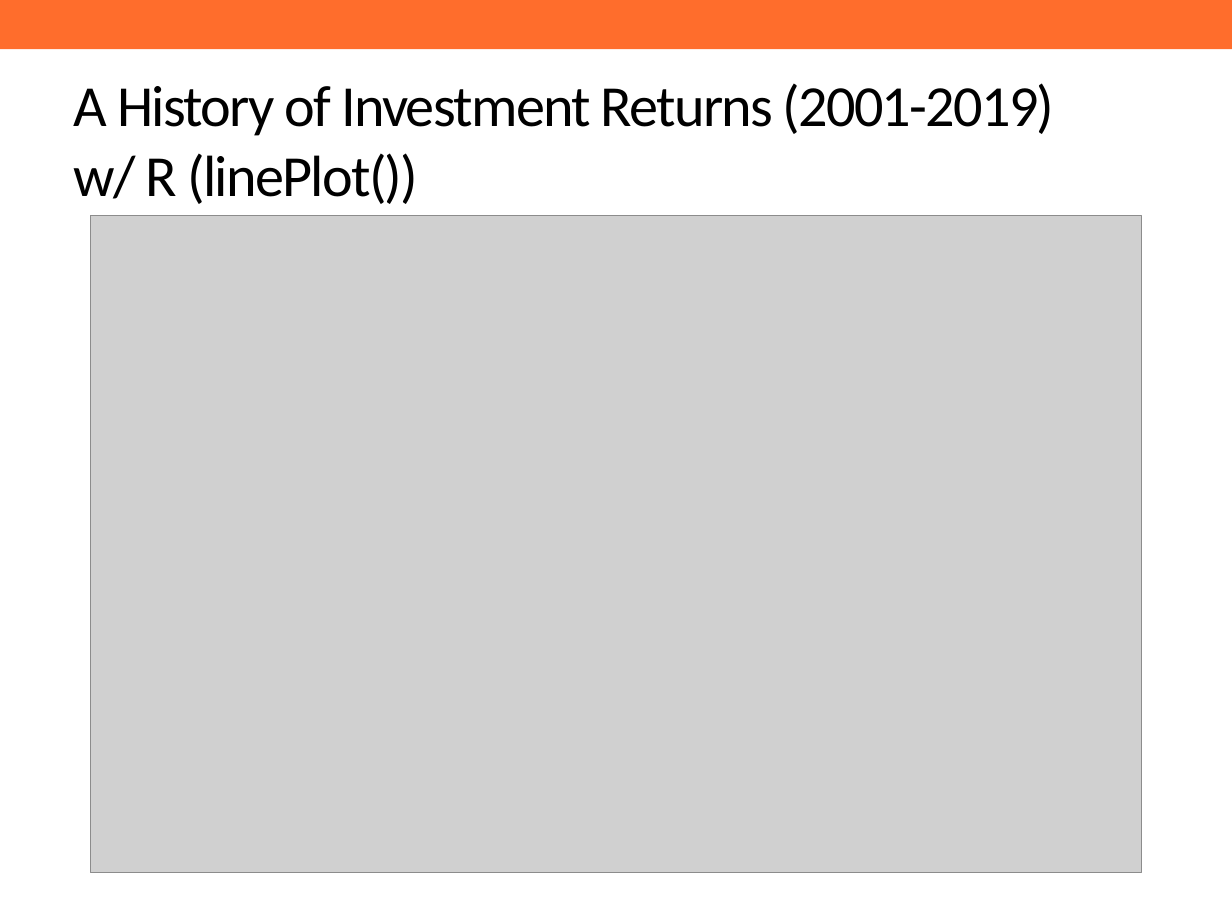
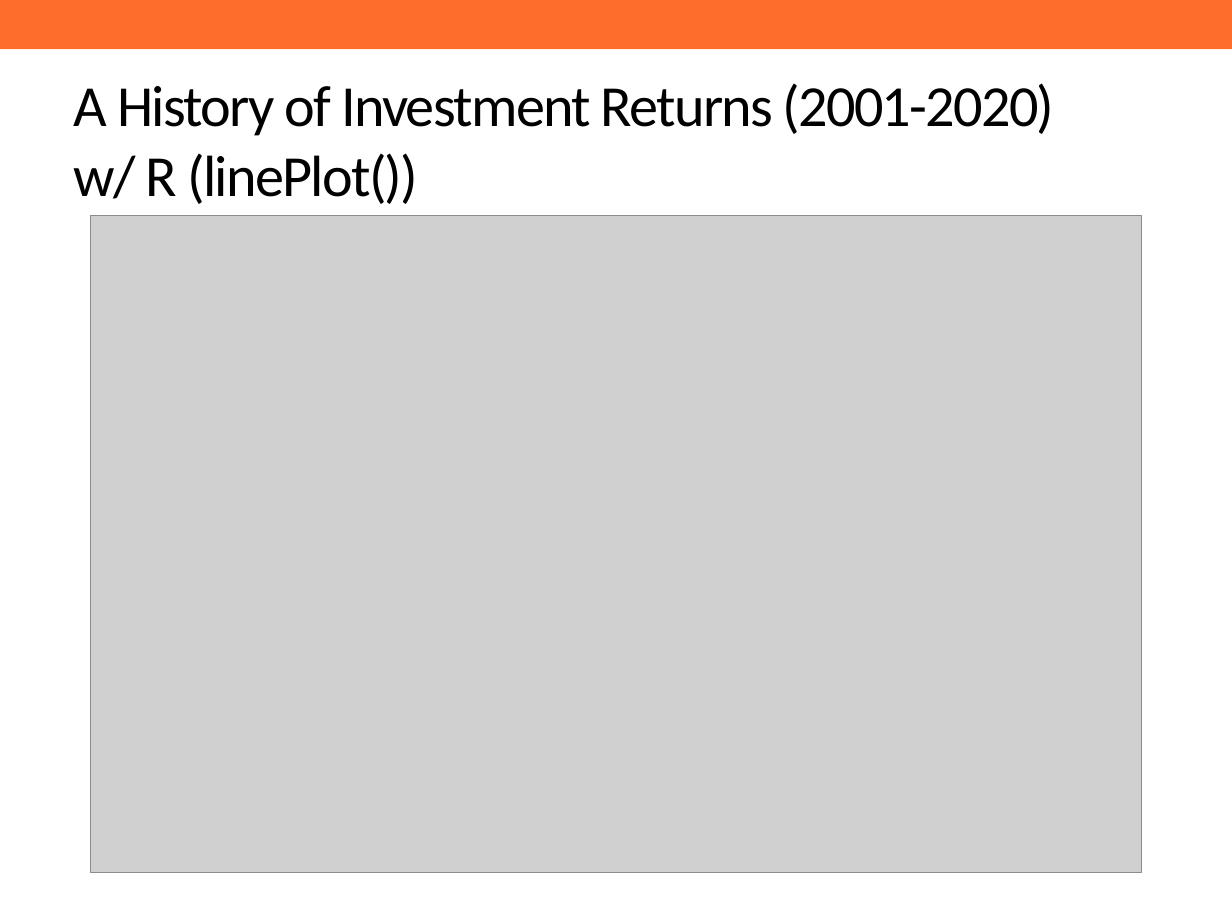
Before and after one commit to ReasonFoundation/GraphicsR, a slide deck: slide 4 of DeckUpdate/SamplePPT.pptx. Drawn at 1232x924 pixels with LibreOffice and Linux fonts; fonts in the diff are those of the drawing; grey boxes stand for pictures; background and template pictures are left out. Boxes give left, top, right and bottom in pixels: in the first picture for what was removed or moved away, otherwise in the second. Text is boxed around its words. In the diff, an @@ line names an element or a change of style, - is before the commit and + after.

```diff
--- a/DeckUpdate/SamplePPT.pptx
+++ b/DeckUpdate/SamplePPT.pptx
@@ title at (x1=74, y1=83, x2=1055, y2=204): text changed @@
-A History of Investment Returns (2001-2019) w/ R (linePlot())
+A History of Investment Returns (2001-2020) w/ R (linePlot())
```
Also in this commit, not shown: 1 other slide changed, 4 other files.
